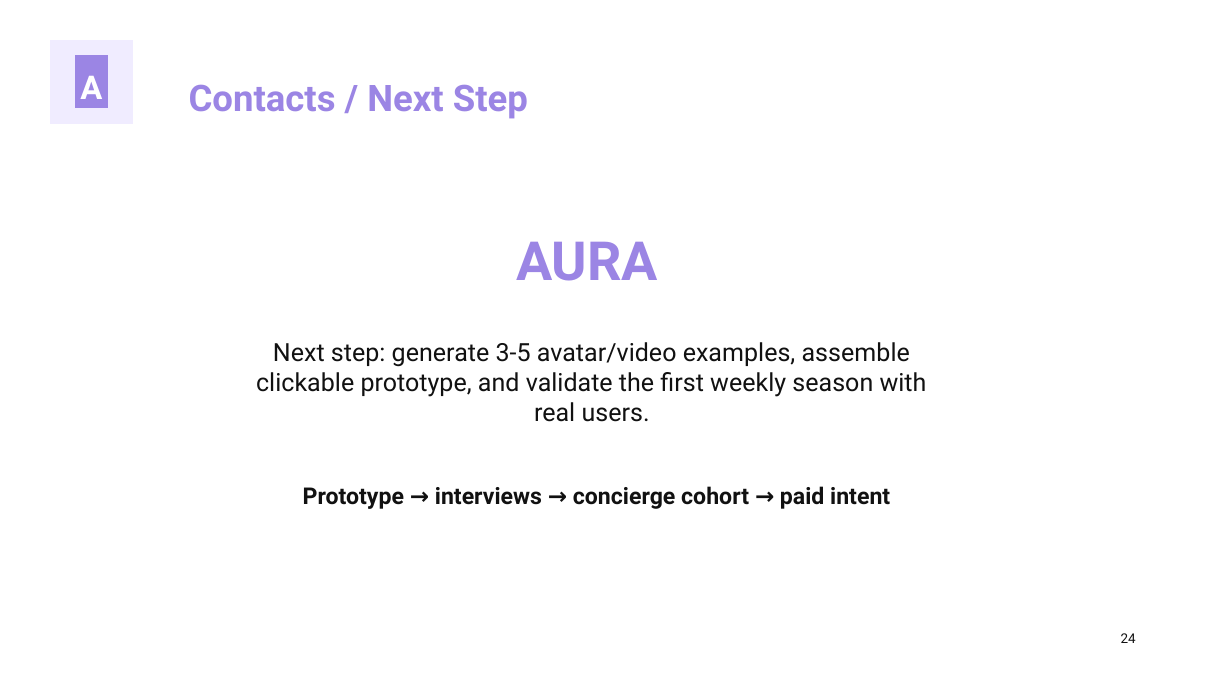
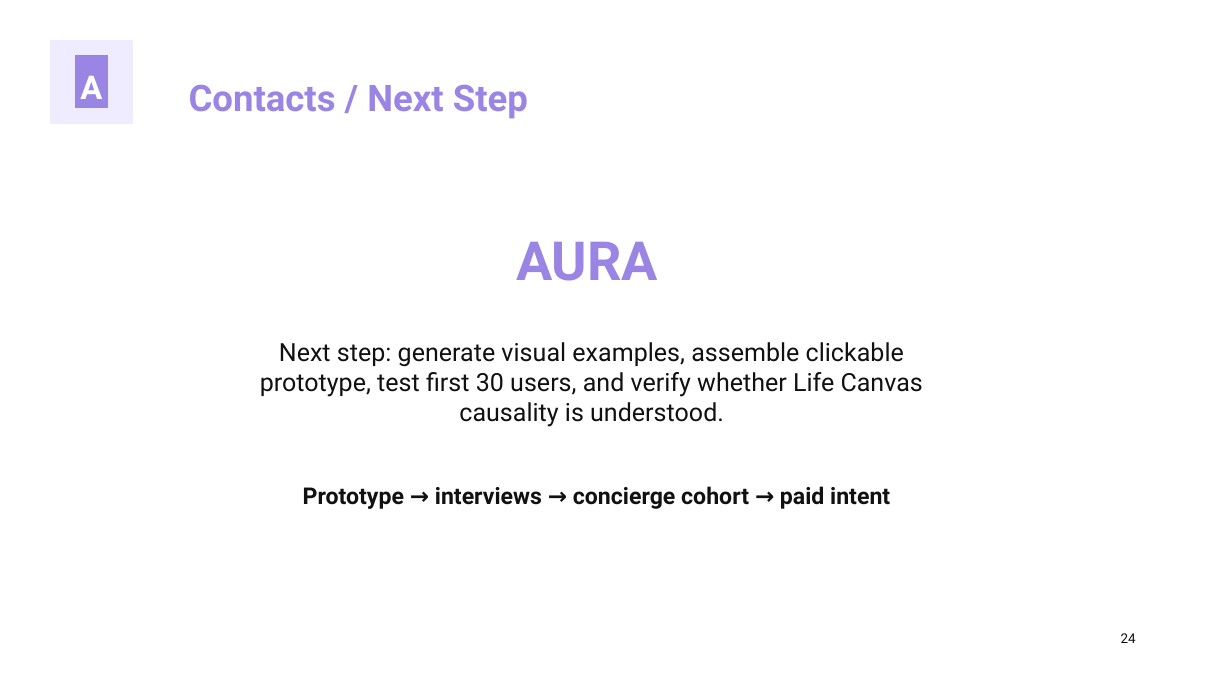
Before and after one commit to kirbudilov01/alina-research, a slide deck: slide 24 of output/pptx/AURA_TRENDVI_STYLE_DECK.pptx. Drawn at 1232x693 pixels with LibreOffice and Linux fonts; fonts in the diff are those of the drawing. Boxes give left, top, right and bottom in pixels: in the first picture for what was removed or moved away, otherwise in the second. Text is boxed around its words. In the diff, an @@ line names an element or a change of style, - is before the commit and + after.

```diff
--- a/output/pptx/AURA_TRENDVI_STYLE_DECK.pptx
+++ b/output/pptx/AURA_TRENDVI_STYLE_DECK.pptx
@@ text at (260,342,923,427): text changed @@
-Next step: generate 3-5 avatar/video examples, assemble clickable prototype, and validate the first weekly season with real users.
+Next step: generate visual examples, assemble clickable prototype, test first 30 users, and verify whether Life Canvas causality is understood.
```
Also in this commit, not shown: 11 other slides changed, 11 slides added, 11 slides removed, 5 other files.
